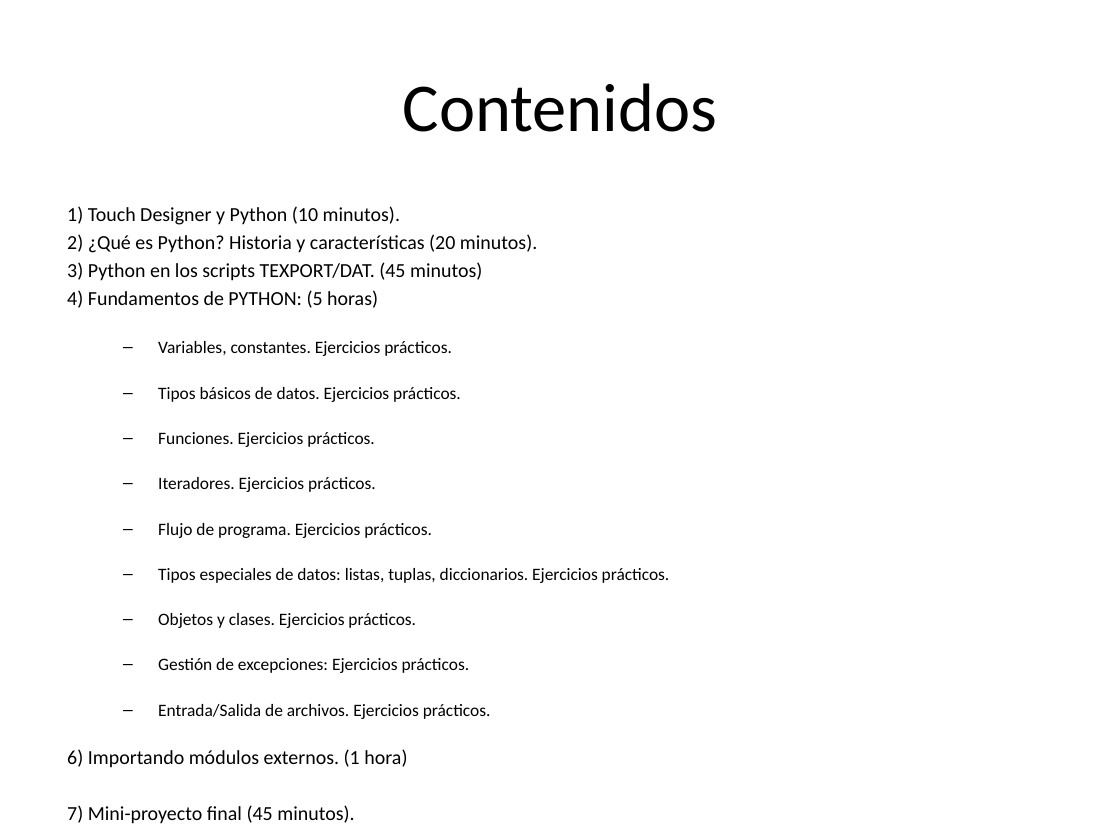
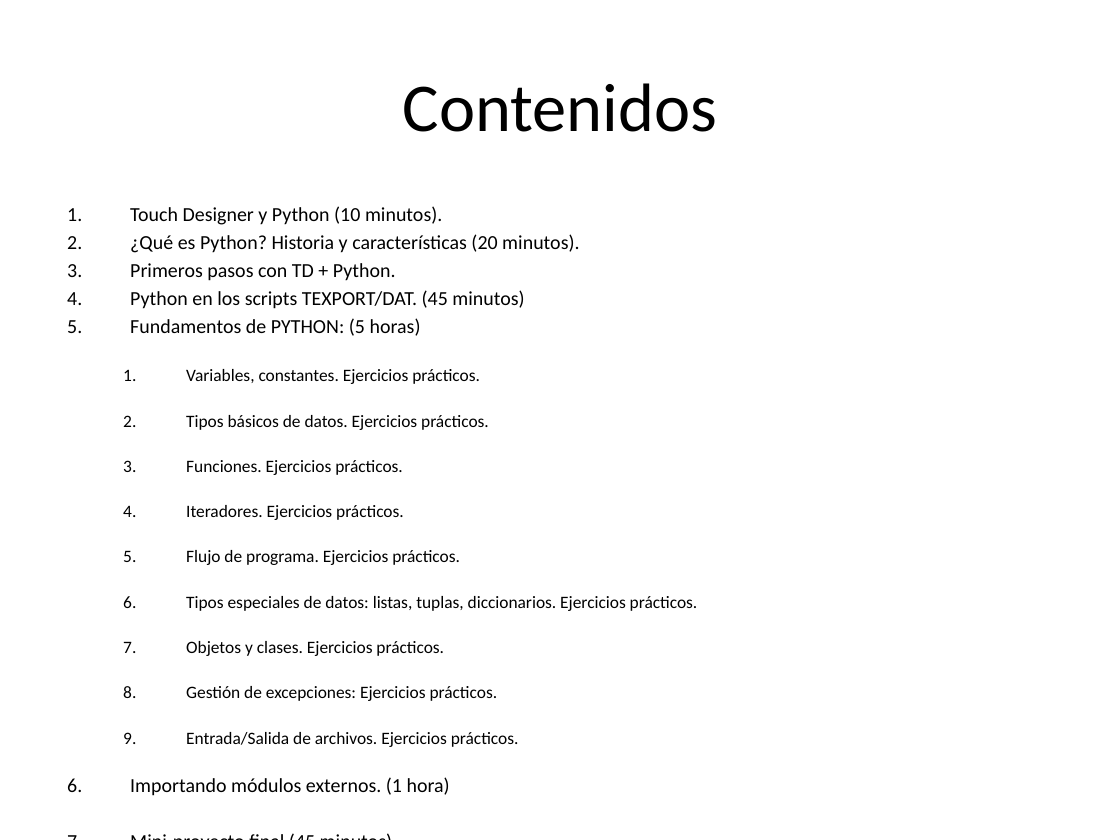
Before and after one commit to Kike-Ramirez/intro-py-td, a slide deck: slide 3 of docs/Python for TD Workshop - ROTOR.pptx. Drawn at 1120x840 pixels with LibreOffice and Linux fonts; fonts in the diff are those of the drawing. Boxes give left, top, right and bottom in pixels: in the first picture for what was removed or moved away, otherwise in the second. Text is boxed around its words. In the diff, an @@ line names an element or a change of style, - is before the commit and + after.

```diff
--- a/docs/Python for TD Workshop - ROTOR.pptx
+++ b/docs/Python for TD Workshop - ROTOR.pptx
@@ text at bbox=[130, 206, 579, 336]: text changed @@
-1) Touch Designer y Python (10 minutos).
-2) ¿Qué es Python? Historia y características (20 minutos).
-3) Python en los scripts TEXPORT/DAT. (45 minutos)
-4) Fundamentos de PYTHON: (5 horas)
+1. Touch Designer y Python (10 minutos).
+2. ¿Qué es Python? Historia y características (20 minutos).
+3. Primeros pasos con TD + Python.
+4. Python en los scripts TEXPORT/DAT. (45 minutos)
+5. Fundamentos de PYTHON: (5 horas)
@@ text at bbox=[186, 369, 698, 747]: bullet – to 1. @@
@@ text at bbox=[130, 777, 450, 796]: text changed @@
-6) Importando módulos externos. (1 hora)
-7) Mini-proyecto final (45 minutos).
+6. Importando módulos externos. (1 hora)
+7. Mini-proyecto final (45 minutos).
```
Also in this commit, not shown: 3 slides added.
